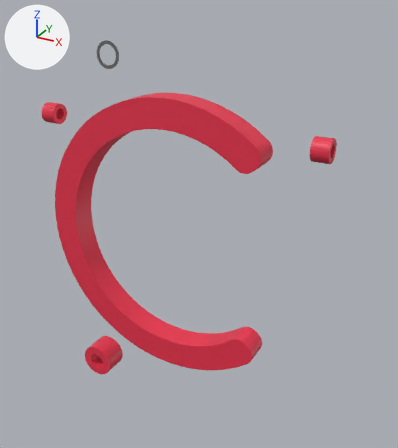
A saved change to the Blender file oOCo-hands/models/oOCo-hands.blend.
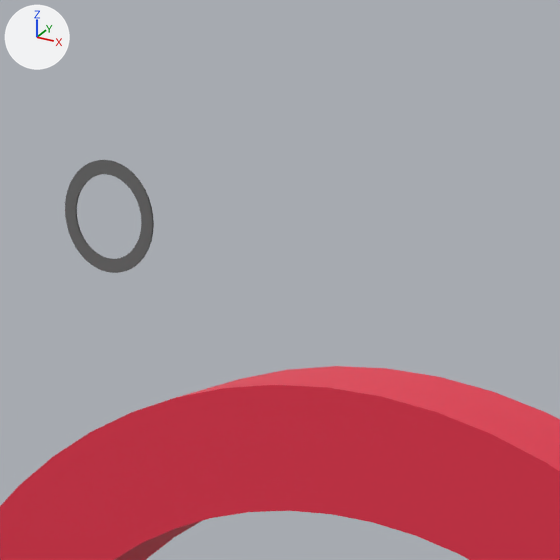
The first picture shows the older version from a 50 mm camera at (0.914, -1.478, 1.521) aimed at (0.085, 0.029, 0.768). The close-ups show both versions on the part from 20% to 56% of the width and 0% to 32% of the height of that picture; other places that the commit changed are outside them. Lighting does not change. The marker at upper left points along +X, +Y and +Z. Both versions are drawn at full value of the shape key 'vrc.v_rr' of 'oo_viseme'; the numbers are the values there.

Names of what the first close-up shows: 'oo_cylinder_body', 'oo_viseme'.
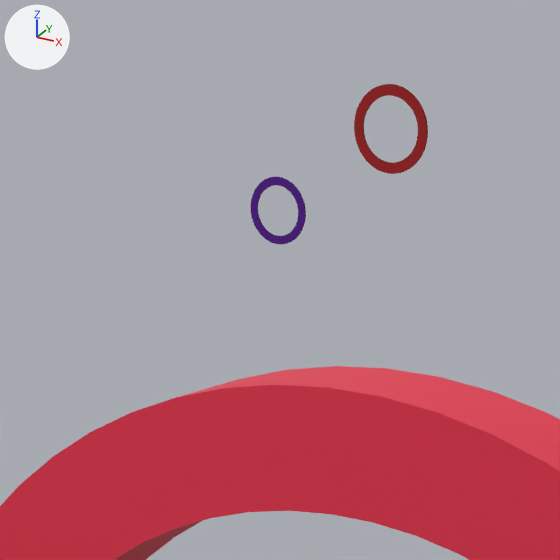
Location of each change, (x1, y1, x2, y2) in pixels of the close-ups (560 x 560 px; the box of a moved part takes in the faces that stretch with it):
'oo_viseme', reshaped: before (65, 160, 154, 273); after (251, 84, 428, 244)
part 1 of me_oo_viseme, moved or reshaped (not visible afterwards): before (65, 160, 154, 273)
part 2 of me_oo_viseme, moved or reshaped (not visible before): after (354, 84, 428, 174)
part 3 of me_oo_viseme, moved or reshaped (not visible before): after (251, 177, 306, 244)

The edits, one by one:
me_oo_viseme has 40 vertices, 10 faces, 20 loose edges and spans x -0.28..0.004, y -0.001..0.017, z 1.119..1.351.
me_oo_viseme is used by ob_oo_viseme; parent ob_oo_cylinder_body; location (0.0, 0.0, 0.0).
me_oo_viseme part 1: the loose piece of 8 vertices spanning x -0.28..-0.189, y -0.001..0.001, z 1.26..1.351 is scaled about its middle by 0.294, then moved by (0.17, 0.034, -0.164).
me_oo_viseme part 2: the loose piece of 8 vertices spanning x -0.023..0.004, y 0.0, z 1.155..1.182 is scaled about its middle by 2.5, then moved by (0.02, 0.038, 0.211).
me_oo_viseme part 3: the loose piece of 8 vertices spanning x -0.067..-0.04, y 0.017, z 1.119..1.146 is scaled about its middle by 2, then moved by (-0.044, 0.024, 0.181).
